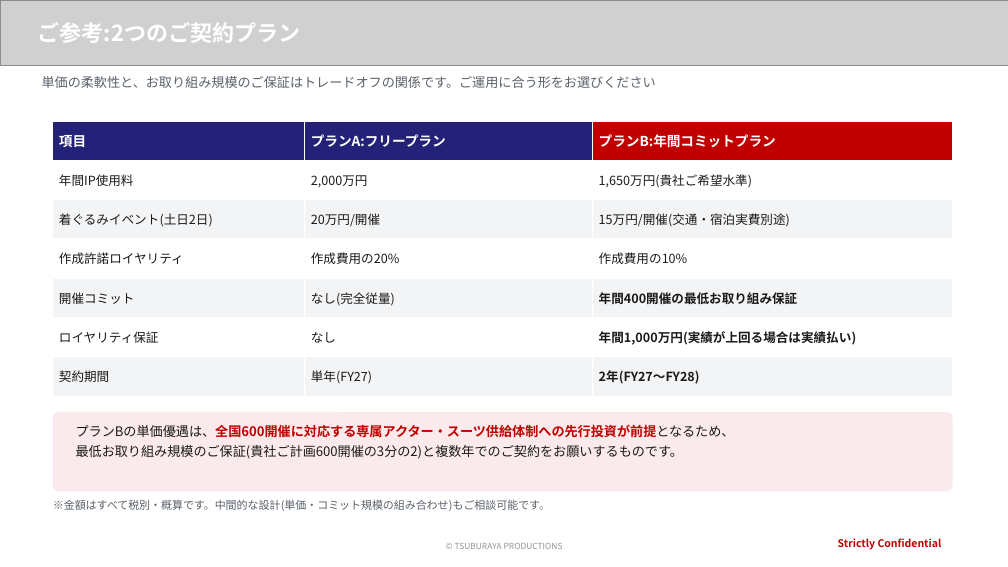
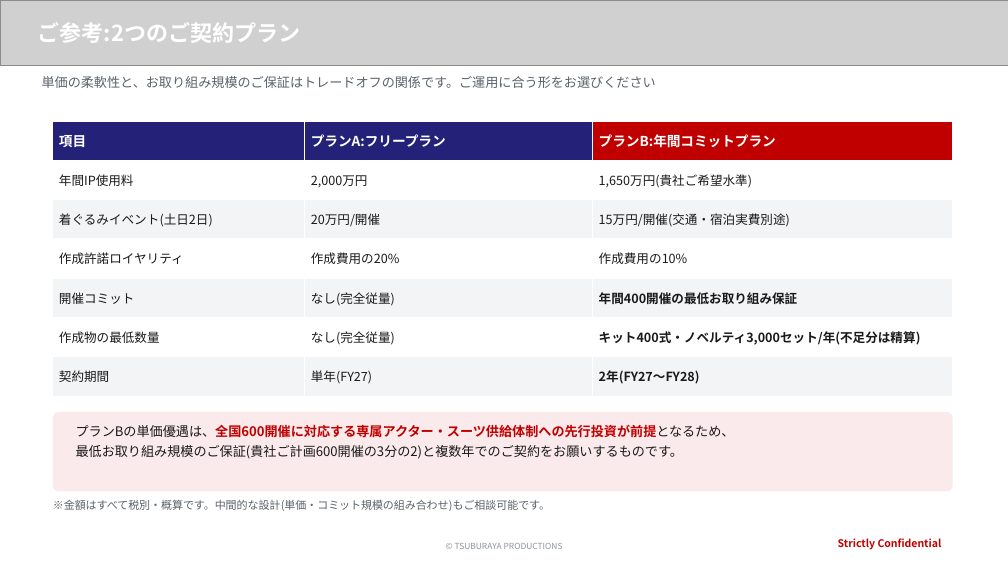
Before and after one commit to hayatoshintani-spe/kessho-lens, a slide deck: slide 1 of docs/proposals/softbank-ultraman-caravan/プランAB比較_ポケットスライド.pptx. Drawn at 1008x567 pixels with LibreOffice and Linux fonts; fonts in the diff are those of the drawing; grey boxes stand for pictures. Boxes give left, top, right and bottom in pixels: in the first picture for what was removed or moved away, otherwise in the second. Text is boxed around its words. In the diff, an @@ line names an element or a change of style, - is before the commit and + after.

```diff
--- a/docs/proposals/softbank-ultraman-caravan/プランAB比較_ポケットスライド.pptx
+++ b/docs/proposals/softbank-ultraman-caravan/プランAB比較_ポケットスライド.pptx
@@ table at (x1=53, y1=121, x2=953, y2=396) @@
-row 6: ロイヤリティ保証 | なし | 年間1,000万円(実績が上回る場合は実績払い)
+row 6: 作成物の最低数量 | なし(完全従量) | キット400式・ノベルティ3,000セット/年(不足分は精算)
```
Also in this commit, not shown: 2 other files.
